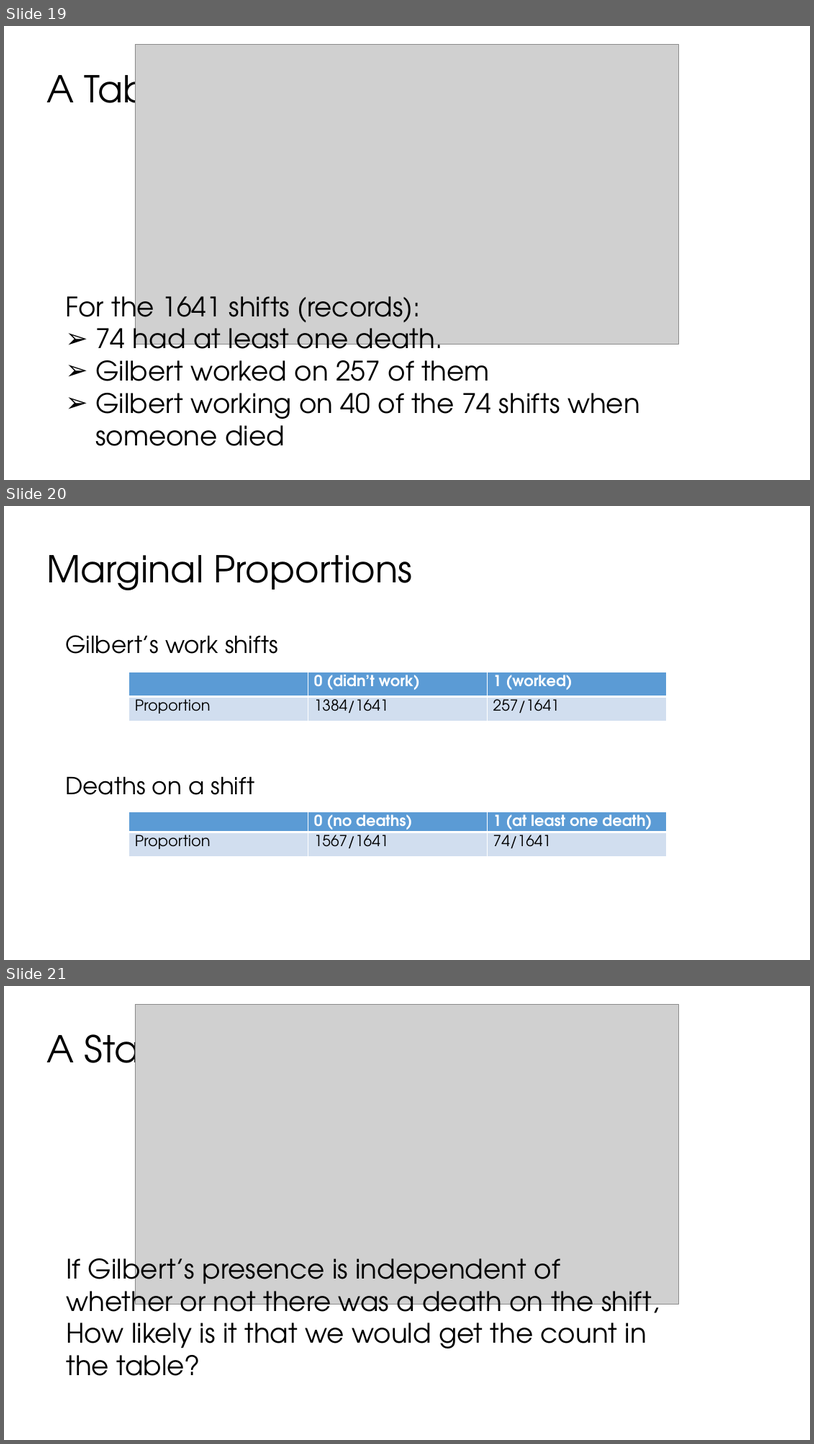
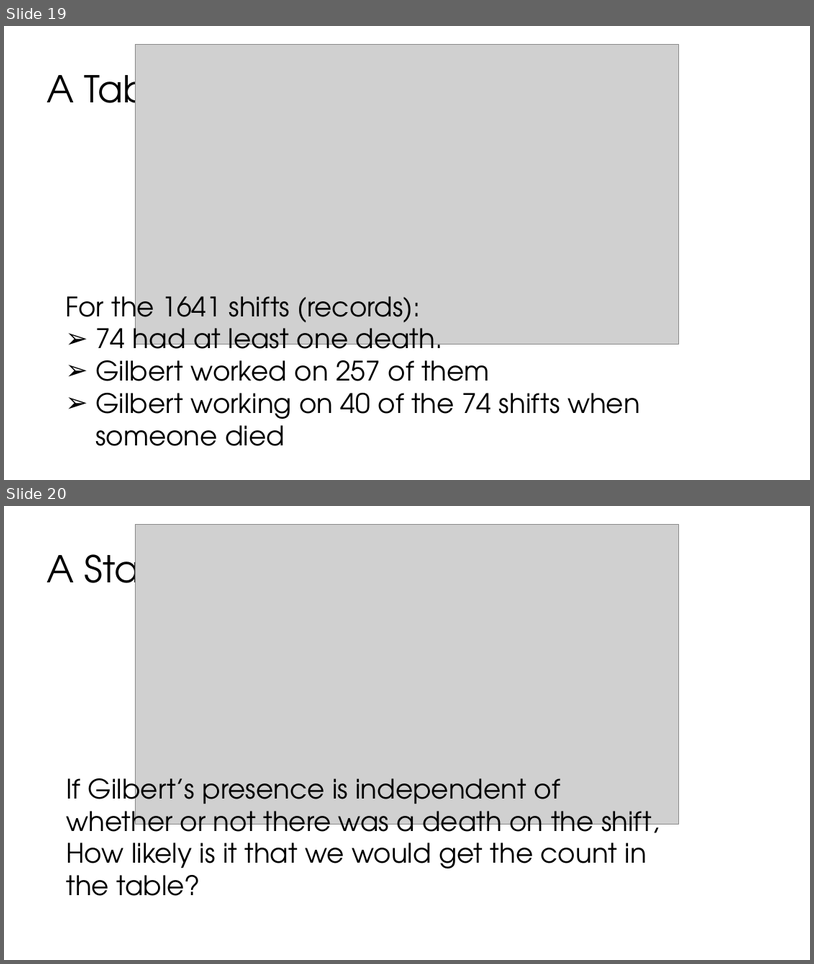
Before and after one commit to BawCOS/sp18, a slide deck: assets/lectures/lec24/24-hypothesis-testing.pptx. Shown one above the other, each under a label of ours: slides 19, 20 and 21 before the commit, slides 19 and 20 after it. The pictures are 814x1444 and 814x964 pixels, drawn with LibreOffice and Linux fonts; fonts in the diff are those of the drawing; grey boxes stand for pictures. Boxes give left, top, right and bottom in pixels: in the first picture for what was removed or moved away, otherwise in the second. Text is boxed around its words. In the diff, an @@ line names an element or a change of style, - is before the commit and + after.

```diff
--- a/assets/lectures/lec24/24-hypothesis-testing.pptx
+++ b/assets/lectures/lec24/24-hypothesis-testing.pptx
@@ slide 20 removed at [4,506,810,960], background #FFFFFF @@
@@ title removed at [46,555,413,590] @@
-Marginal Proportions
@@ text removed at [65,635,278,795] @@
-Gilbert’s work shifts
-Deaths on a shift
@@ table removed at [129,672,666,721], 2 rows, 3 columns @@
- | 0 (didn’t work) | 1 (worked)
-Proportion | 1384/1641 | 257/1641
@@ table removed at [129,812,666,861], 2 rows, 3 columns @@
- | 0 (no deaths) | 1 (at least one death)
-Proportion | 1567/1641 | 74/1641
@@ what was slide 21 is now slide 20 @@
```
Also in this commit, not shown: 6 slides changed.
